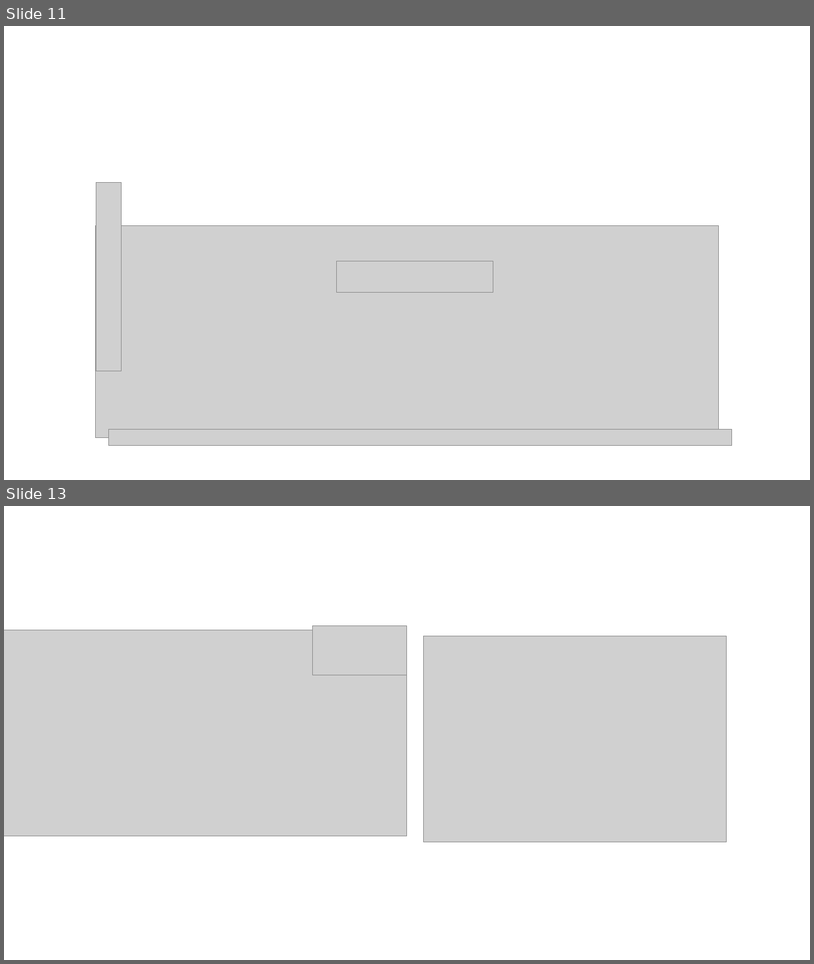
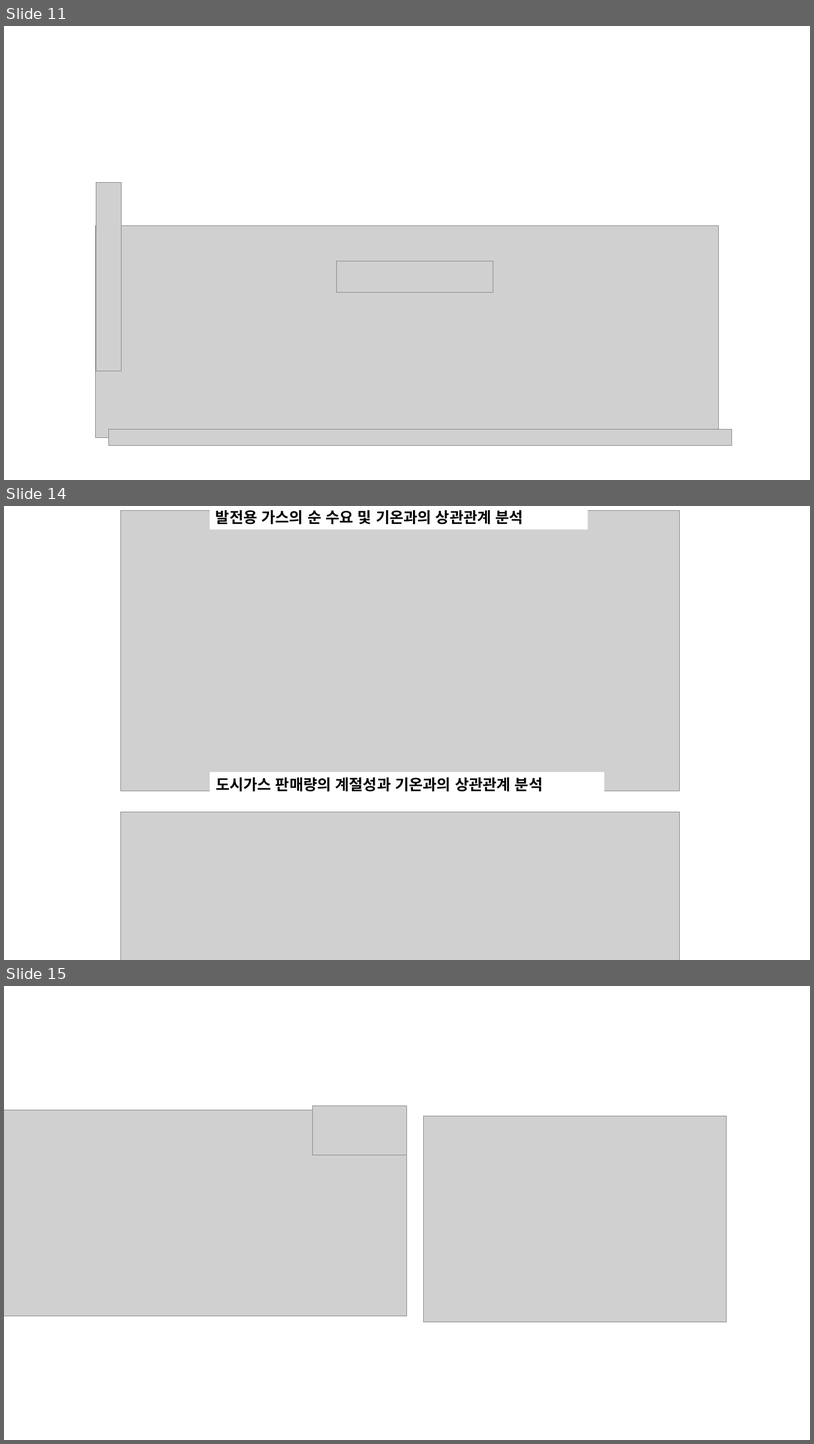
Before and after one commit to JeongYakyong/project2026, a slide deck: 프레젠테이션12.pptx. Shown one above the other, each under a label of ours: slides 11 and 13 before the commit, slides 11, 14 and 15 after it; the slides between them are not shown. The pictures are 814x964 and 814x1444 pixels, drawn with LibreOffice and Linux fonts; fonts in the diff are those of the drawing; grey boxes stand for pictures; background and template pictures are left out. Boxes give left, top, right and bottom in pixels: in the first picture for what was removed or moved away, otherwise in the second. Text is boxed around its words. In the diff, an @@ line names an element or a change of style, - is before the commit and + after.

```diff
--- a/프레젠테이션12.pptx
+++ b/프레젠테이션12.pptx
@@ slide 14 added at box(4, 506, 810, 960), background #FFFFFF @@
@@ picture added at box(120, 510, 680, 791) @@
@@ rectangle added at box(210, 506, 588, 529), fill #FFFFFF, 18 pt, text #000000, bold @@
+발전용 가스의 순 수요 및 기온과의 상관관계 분석
@@ rectangle added at box(210, 772, 605, 796), fill #FFFFFF, 18 pt, text #000000, bold @@
+도시가스 판매량의 계절성과 기온과의 상관관계 분석
@@ picture added at box(120, 811, 680, 960) @@
@@ what was slide 13 is now slide 15 @@
```
Also in this commit, not shown: 1 slide changed, 4 other slides added, 10 other files.
